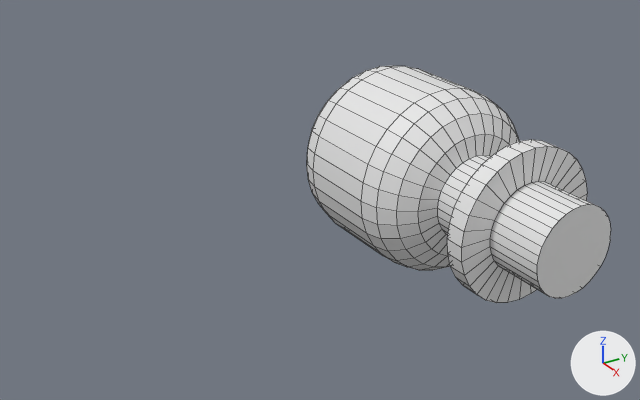
Two versions of the Blender file NCEA Game 2024/Assets/Blender/Generator.blend, one commit apart.
Camera for both pictures: a 50 mm camera at (5.19, -5.65, 3.75) aimed at (-1.24, -1.62, 0.24). The axes (+X, +Y, +Z) are drawn at lower right. The lights are the same throughout. Mesh edges are drawn as thin lines.
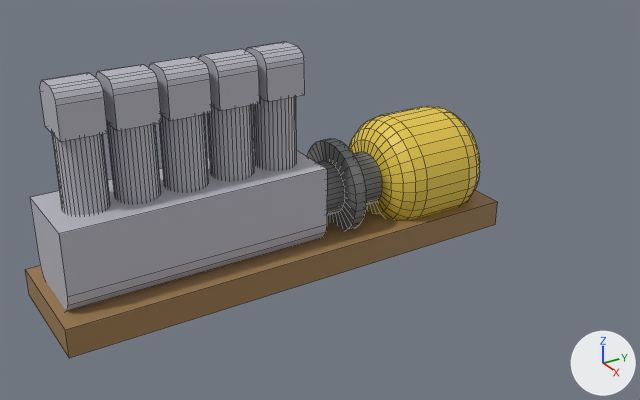
Boxes [x1, y1, x2, y2] around the edits, measured in the pictures (640 x 400 px):
'Cylinder', reshaped, turned, rescaled: before [307, 66, 611, 303]; after [25, 42, 497, 358]
part 1 of me_cylinder, added: after [253, 97, 297, 169]
part 2 of me_cylinder, added: after [208, 105, 254, 180]
part 3 of me_cylinder, added: after [159, 115, 209, 191]
part 4 of me_cylinder, added: after [107, 123, 161, 202]
part 5 of me_cylinder, added: after [52, 134, 110, 215]
part 6 of me_cylinder, added (brown): after [25, 190, 497, 358]
part 7 of me_cylinder, added: after [30, 148, 327, 311]
part 8 of me_cylinder, added: after [40, 73, 108, 142]
part 9 of me_cylinder, added: after [245, 42, 305, 102]
part 10 of me_cylinder, added: after [198, 49, 260, 111]
part 11 of me_cylinder, added: after [148, 57, 212, 121]
part 12 of me_cylinder, added: after [96, 65, 161, 131]
part 13 of me_cylinder, recoloured: before [438, 139, 599, 303]; after [307, 139, 382, 230]
part 14 of me_cylinder, recoloured: before [307, 66, 519, 270]; after [349, 106, 480, 220]

The change, as a list of edits to the scene's bpy script:
```text
Add mat_material_002:
    mat_material_002 = principled_material('Material.002')
    mat_material_002.base_color = (0.184, 0.184, 0.184)  # grey #777777
Add mat_material_003:
    mat_material_003 = principled_material('Material.003')
    mat_material_003.base_color = (0.8, 0.581, 0.0666)  # yellow #e7c949
Change me_cylinder:
    used by ob_cylinder; location = (-1.911, 0.0, 0.0); rotation_euler = (0.0, 1.571, 0.0), in degrees (0, 90, 0)
    remove me_cylinder.from_pydata(...)  # 480 vertices, 450 faces; spans x -1.0..1.0, y -1.0..1.0, z -1.0..2.37
    add me_cylinder.from_pydata(...)  # 952 vertices, 710 faces; spans x -2.57..1.07, y -1.0..1.0, z -1.18..6.71
    me_cylinder part 1: a new loose piece, a 32-sided cylinder along x spanning x -1.88..-0.66, y -0.35..0.33, z 2.45..3.13, in mat_material_004 (light grey #b7b7c1)
    me_cylinder part 2: a new loose piece, a 32-sided cylinder along x spanning x -1.88..-0.66, y -0.35..0.33, z 3.23..3.91, in mat_material_004 (light grey #b7b7c1)
    me_cylinder part 3: a new loose piece, a 32-sided cylinder along x spanning x -1.88..-0.66, y -0.35..0.33, z 4.02..4.69, in mat_material_004 (light grey #b7b7c1)
    me_cylinder part 4: a new loose piece, a 32-sided cylinder along x spanning x -1.88..-0.66, y -0.35..0.33, z 4.8..5.48, in mat_material_004 (light grey #b7b7c1)
    me_cylinder part 5: a new loose piece, a 32-sided cylinder along x spanning x -1.88..-0.66, y -0.35..0.33, z 5.59..6.26, in mat_material_004 (light grey #b7b7c1)
    me_cylinder part 6: a new loose piece, a box spanning x 0.61..1.07, y -1.0..1.0, z -1.18..6.71, in mat_material_005 (brown #99784e)
    me_cylinder part 7: a new loose piece of 24 vertices spanning x -0.7..0.7, y -0.7..0.7, z 2.26..6.54, in mat_material_004 (light grey #b7b7c1)
    me_cylinder part 8: a new loose piece of 24 vertices spanning x -2.57..-1.85, y -0.36..0.36, z 5.62..6.27, in mat_material_004 (light grey #b7b7c1)
    me_cylinder part 9: a new loose piece of 24 vertices spanning x -2.57..-1.85, y -0.36..0.36, z 2.47..3.12, in mat_material_004 (light grey #b7b7c1)
    me_cylinder part 10: a new loose piece of 24 vertices spanning x -2.57..-1.85, y -0.36..0.36, z 3.25..3.9, in mat_material_004 (light grey #b7b7c1)
    me_cylinder part 11: a new loose piece of 24 vertices spanning x -2.57..-1.85, y -0.36..0.36, z 4.04..4.69, in mat_material_004 (light grey #b7b7c1)
    me_cylinder part 12: a new loose piece of 24 vertices spanning x -2.57..-1.85, y -0.36..0.36, z 4.83..5.48, in mat_material_004 (light grey #b7b7c1)
    me_cylinder part 13: 160 faces spanning x -0.8..0.8, y -0.8..0.8, z 1.0..2.37 switch from no material to mat_material_002 (grey #777777)
    me_cylinder part 14: 289 faces spanning x -1.0..1.0, y -1.0..1.0, z -1.0..1.0 switch from no material to mat_material_003 (yellow #e7c849)
    add me_cylinder.materials.append(mat_material_001)  # white #e7e7e7
    add me_cylinder.materials.append(mat_material_004)  # light grey #b7b7c1
    add me_cylinder.materials.append(mat_material_005)  # brown #99784e
Change ob_cylinder:
    ob_cylinder.rotation_euler: (0.0, 1.571, 0.0) -> (1.571, 1.571, 0.0)  # degrees (0, 90, 0) -> degrees (90, 90, 0)
    ob_cylinder.scale: (1.0, 1.0, 1.0) -> (0.612, 0.612, 0.612)
```
